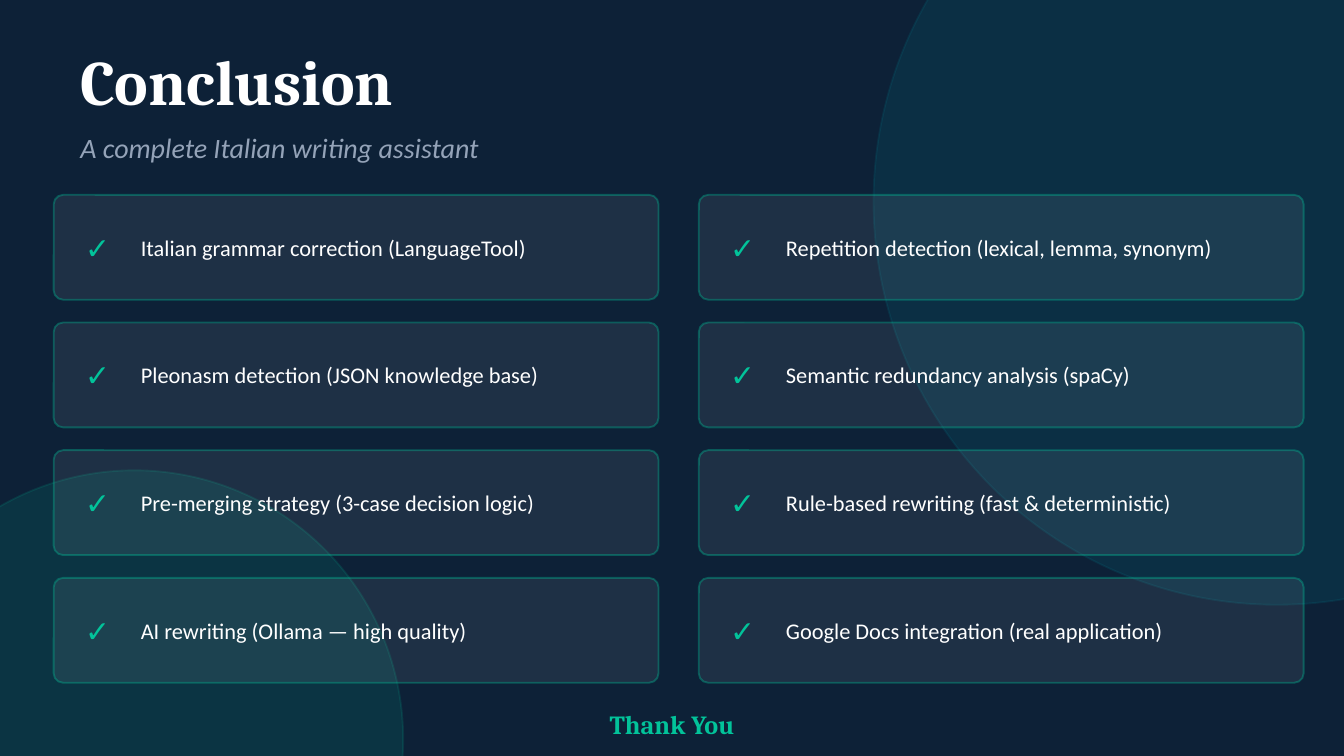
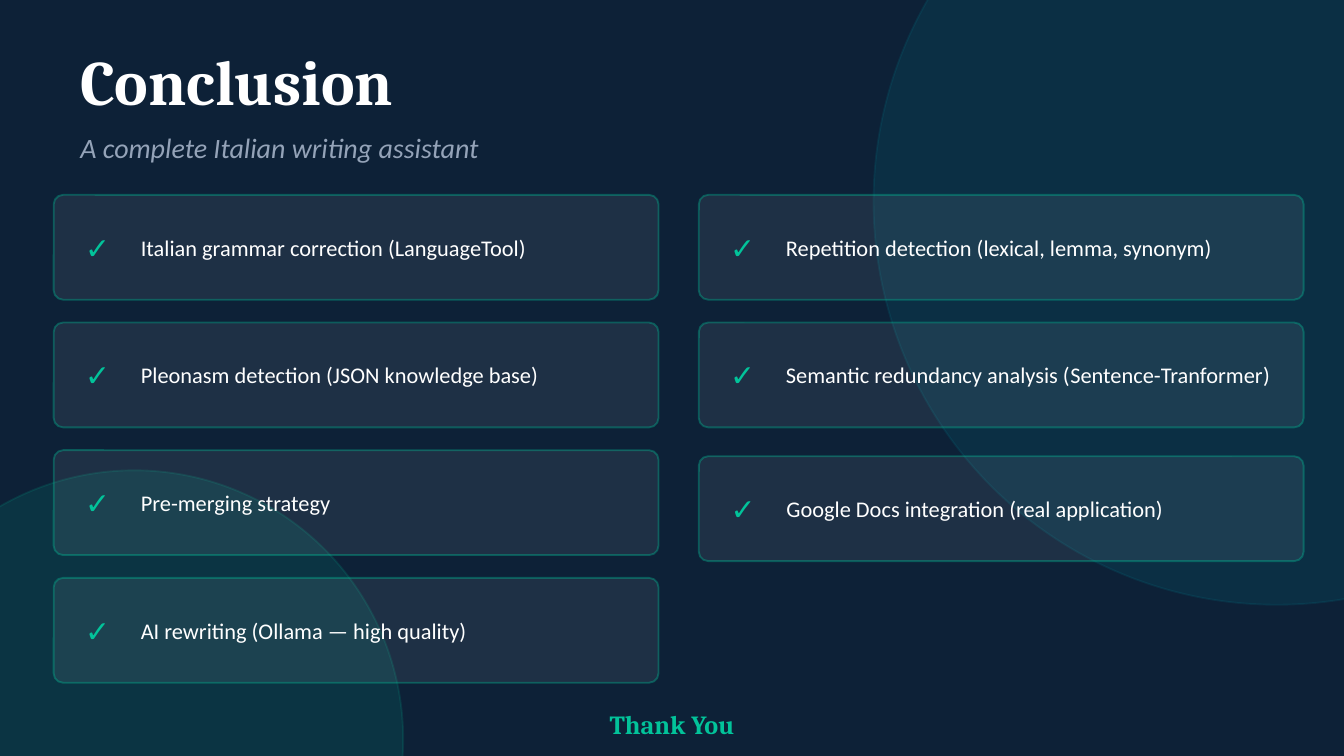
Before and after one commit to EmanuelaIbra/text-quality-analyzer, a slide deck: slide 18 of docs/drs/Italian_Text_Analyzer_Presentation.pptx (slide 19 before the commit). Drawn at 1344x756 pixels with LibreOffice and Linux fonts; fonts in the diff are those of the drawing. Boxes give left, top, right and bottom in pixels: in the first picture for what was removed or moved away, otherwise in the second. Text is boxed around its words. In the diff, an @@ line names an element or a change of style, - is before the commit and + after.

```diff
--- a/docs/drs/Italian_Text_Analyzer_Presentation.pptx
+++ b/docs/drs/Italian_Text_Analyzer_Presentation.pptx
@@ text at (786,367,1270,387): text changed @@
-Semantic redundancy analysis (spaCy)
+Semantic redundancy analysis (Sentence-Tranformer)
@@ rounded rectangle removed at (699,450,1304,555) @@
@@ 2 texts, 1 rounded rectangle: place and size @@
-2 texts, 1 rounded rectangle at (699,578,1304,683)
+2 texts, 1 rounded rectangle at (699,457,1304,562)
@@ text removed at (712,450,773,555) @@
-✓
@@ text at (141,495,330,515): text changed @@
-Pre-merging strategy (3-case decision logic)
+Pre-merging strategy
@@ text removed at (786,495,1170,515) @@
-Rule-based rewriting (fast & deterministic)
```
Also in this commit, not shown: 5 other slides changed, 1 slide removed, 16 other files.
